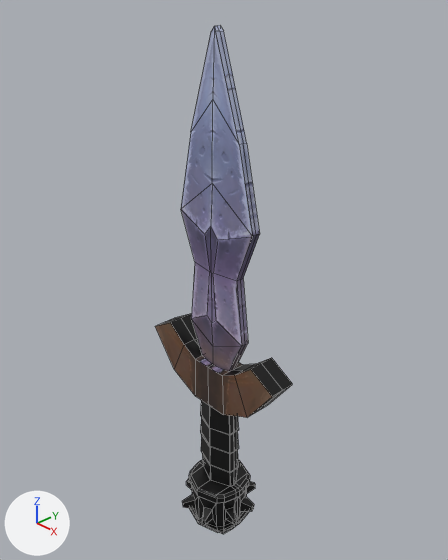
The Blender file Espada.blend, before and after one commit.
Rendered twice from a 50 mm lens placed at (3.15, -2.9, 2.51), pointed at (-0.09, 0.14, 0.34). The lights are fixed; the arrows at lower left show +X, +Y and +Z. Mesh edges are drawn as thin lines.
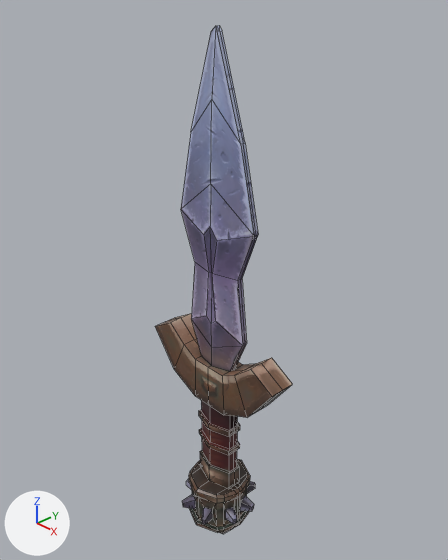
The change, as JSON lines over the scene's bpy script:
```json
{"block": "me_cube", "where": "# used by ob_cube; location = (0.0, 0.0, 0.0)"}
{"op": "remove", "block": "me_cube", "code": "me_cube.from_pydata(...)  # 133 vertices, 110 faces; spans x 0.0..0.7, y -0.33..0.0, z -2.21..2.23"}
{"op": "add", "block": "me_cube", "code": "me_cube.from_pydata(...)  # 428 vertices, 432 faces; spans x -0.7..0.7, y -0.33..0.33, z -2.21..2.23"}
{"block": "me_cube", "change": "me_cube part 1: 32 vertices moved from x 0.0..0.39, y -0.27..0.0, z -1.96..2.23 to x 0.0..0.39, y -0.29..0.0, z -1.96..2.23; 12 vertices removed from x 0.0..0.24, y -0.11..0.0, z -1.87..-0.71; 307 vertices added at x -0.7..0.7, y -0.33..0.33, z -2.21..2.23"}
{"block": "me_cube", "change": "me_cube part 2: 57 kept faces spanning x 0.0..0.7, y -0.33..0.0, z -2.21..-0.11 get new texture (UV) coordinates"}
{"op": "remove", "block": "ob_cube", "code": "_m = ob_cube.modifiers.new('Mirror', 'MIRROR')"}
{"op": "remove", "block": "ob_cube", "code": "_m.use_axis = (True, True, False)"}
{"op": "remove", "block": "ob_cube", "code": "_m.use_clip = True"}
```

Location of each change, [x1, y1, x2, y2] in pixels of the pictures (448 x 560 px):
```json
{"object": "Cube", "change": "reshaped, modifiers changed", "before": [155, 25, 292, 534], "after": [155, 25, 292, 534]}
{"part": 1, "of": "me_cube", "change": "built on", "before": [182, 25, 260, 526], "after": [155, 25, 292, 524]}
{"part": 2, "of": "me_cube", "change": "surface changed", "before": [155, 314, 292, 534], "after": [196, 363, 282, 534]}
```
